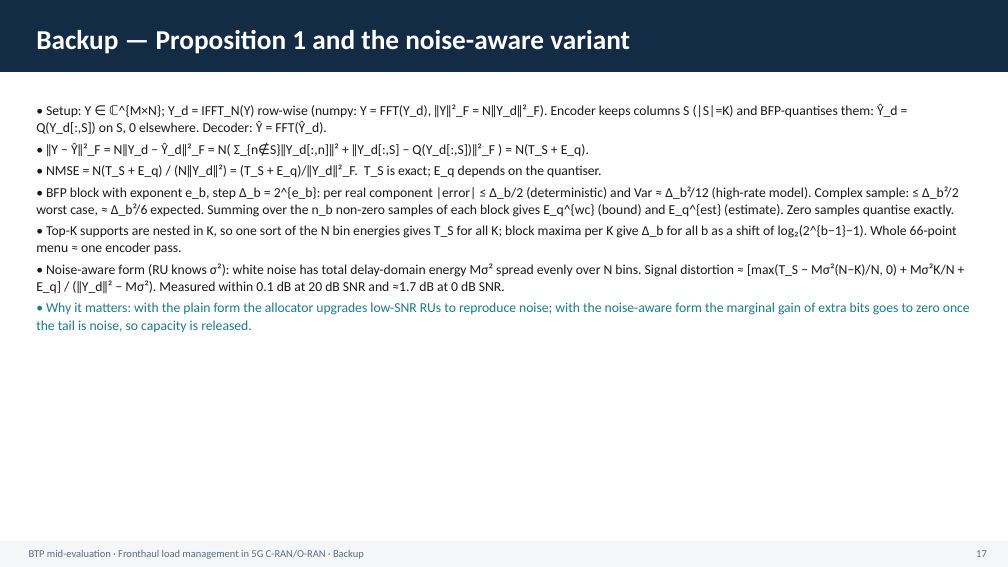
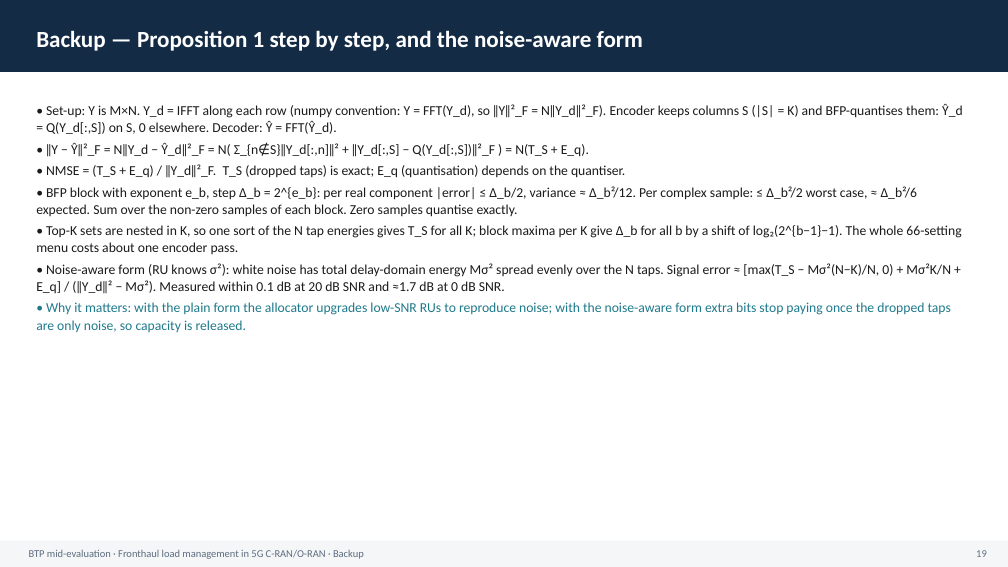
Before and after one commit to Harshvardhan-To1/BTP, a slide deck: slide 19 of docs/mid_evaluation.pptx (slide 17 before the commit). Drawn at 1008x567 pixels with LibreOffice and Linux fonts; fonts in the diff are those of the drawing. Boxes give left, top, right and bottom in pixels: in the first picture for what was removed or moved away, otherwise in the second. Text is boxed around its words. In the diff, an @@ line names an element or a change of style, - is before the commit and + after.

```diff
--- a/docs/mid_evaluation.pptx
+++ b/docs/mid_evaluation.pptx
@@ text at (x1=36, y1=30, x2=643, y2=51): text changed; size 26 to 22 pt @@
-Backup — Proposition 1 and the noise-aware variant
+Backup — Proposition 1 step by step, and the noise-aware form
@@ text at (x1=46, y1=104, x2=963, y2=134): text changed @@
-• Setup: Y ∈ ℂ^{M×N}; Y_d = IFFT_N(Y) row-wise (numpy: Y = FFT(Y_d), ‖Y‖²_F = N‖Y_d‖²_F). Encoder keeps columns S (|S|=K) and BFP-quantises them: Ŷ_d = Q(Y_d[:,S]) on S, 0 elsewhere. Decoder: Ŷ = FFT(Ŷ_d).
+• Set-up: Y is M×N. Y_d = IFFT along each row (numpy convention: Y = FFT(Y_d), so ‖Y‖²_F = N‖Y_d‖²_F). Encoder keeps columns S (|S| = K) and BFP-quantises them: Ŷ_d = Q(Y_d[:,S]) on S, 0 elsewhere. Decoder: Ŷ = FFT(Ŷ_d).
@@ text at (x1=36, y1=164, x2=961, y2=333): text changed @@
-• NMSE = N(T_S + E_q) / (N‖Y_d‖²) = (T_S + E_q)/‖Y_d‖²_F. T_S is exact; E_q depends on the quantiser.
-• BFP block with exponent e_b, step Δ_b = 2^{e_b}: per real component |error| ≤ Δ_b/2 (deterministic) and Var ≈ Δ_b²/12 (high-rate model). Complex sample: ≤ Δ_b²/2 worst case, ≈ Δ_b²/6 expected. Summing over the n_b non-zero samples of each block gives E_q^{wc} (bound) and E_q^{est} (estimate). Zero samples quantise exactly.
-• Top-K supports are nested in K, so one sort of the N bin energies gives T_S for all K; block maxima per K give Δ_b for all b as a shift of log₂(2^{b−1}−1). Whole 66-point menu ≈ one encoder pass.
-• Noise-aware form (RU knows σ²): white noise has total delay-domain energy Mσ² spread evenly over N bins. Signal distortion ≈ [max(T_S − Mσ²(N−K)/N, 0) + Mσ²K/N + E_q] / (‖Y_d‖² − Mσ²). Measured within 0.1 dB at 20 dB SNR and ≈1.7 dB at 0 dB SNR.
-• Why it matters: with the plain form the allocator upgrades low-SNR RUs to reproduce noise; with the noise-aware form the marginal gain of extra bits goes to zero once the tail is noise, so capacity is released.
+• NMSE = (T_S + E_q) / ‖Y_d‖²_F. T_S (dropped taps) is exact; E_q (quantisation) depends on the quantiser.
+• BFP block with exponent e_b, step Δ_b = 2^{e_b}: per real component |error| ≤ Δ_b/2, variance ≈ Δ_b²/12. Per complex sample: ≤ Δ_b²/2 worst case, ≈ Δ_b²/6 expected. Sum over the non-zero samples of each block. Zero samples quantise exactly.
+• Top-K sets are nested in K, so one sort of the N tap energies gives T_S for all K; block maxima per K give Δ_b for all b by a shift of log₂(2^{b−1}−1). The whole 66-setting menu costs about one encoder pass.
+• Noise-aware form (RU knows σ²): white noise has total delay-domain energy Mσ² spread evenly over the N taps. Signal error ≈ [max(T_S − Mσ²(N−K)/N, 0) + Mσ²K/N + E_q] / (‖Y_d‖² − Mσ²). Measured within 0.1 dB at 20 dB SNR and ≈1.7 dB at 0 dB SNR.
+• Why it matters: with the plain form the allocator upgrades low-SNR RUs to reproduce noise; with the noise-aware form extra bits stop paying once the dropped taps are only noise, so capacity is released.
@@ text at (x1=976, y1=550, x2=987, y2=557): text changed @@
-17
+19
```
Also in this commit, not shown: 19 other slides changed, 2 slides added, 6 other files.
